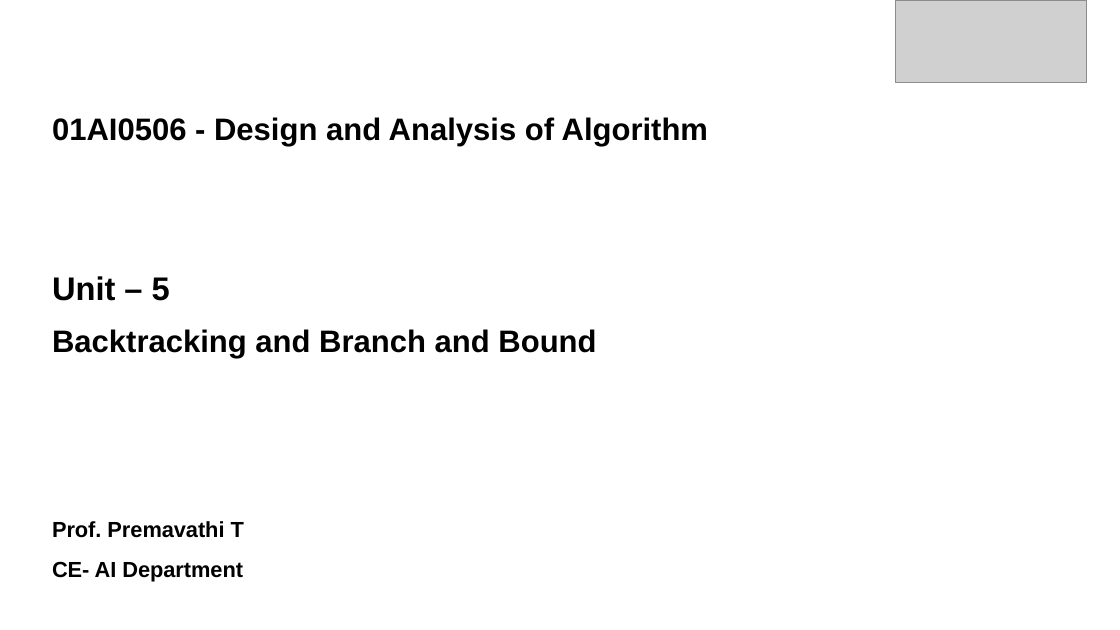
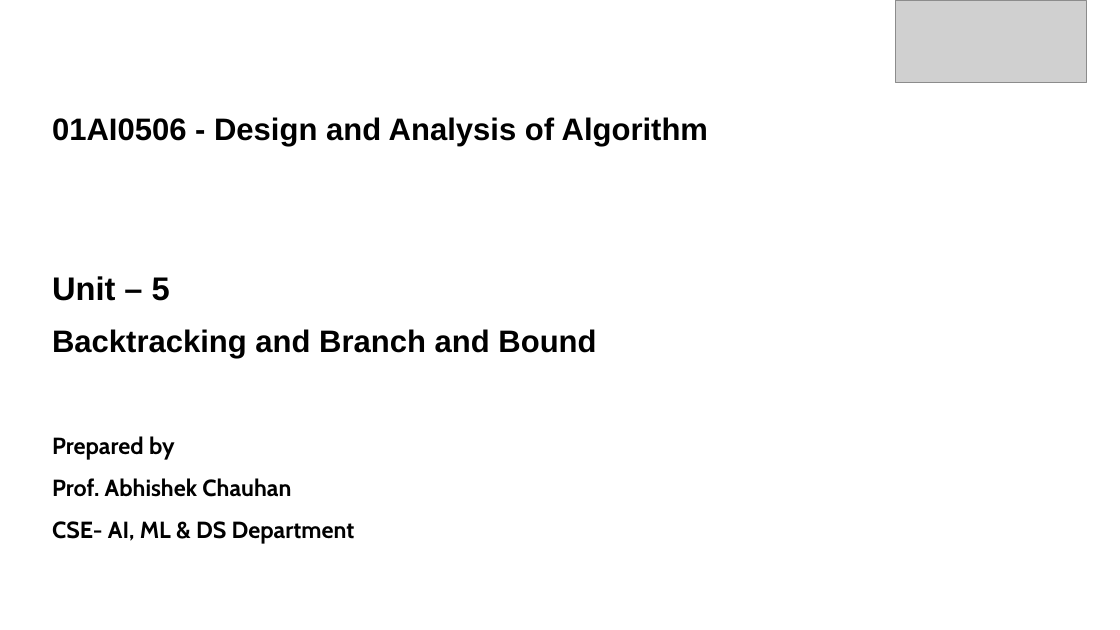
Before and after one commit to AbhishekChauhan9036/Design-and-Analysis-of-Algorithms, a slide deck: slide 1 of Lecture Notes New/UNIT 5.pptx. Drawn at 1120x630 pixels with LibreOffice and Linux fonts; fonts in the diff are those of the drawing; grey boxes stand for pictures; background and template pictures are left out. Boxes give left, top, right and bottom in pixels: in the first picture for what was removed or moved away, otherwise in the second. Text is boxed around its words. In the diff, an @@ line names an element or a change of style, - is before the commit and + after.

```diff
--- a/Lecture Notes New/UNIT 5.pptx
+++ b/Lecture Notes New/UNIT 5.pptx
@@ text added at (52,436,355,544), 20 pt, text #000000, bold @@
+Prepared by
+Prof. Abhishek Chauhan
+CSE- AI, ML & DS Department
@@ text removed at (52,521,244,582) @@
-Prof. Premavathi T
-CE- AI Department
```
Also in this commit, not shown: 3 other files.
